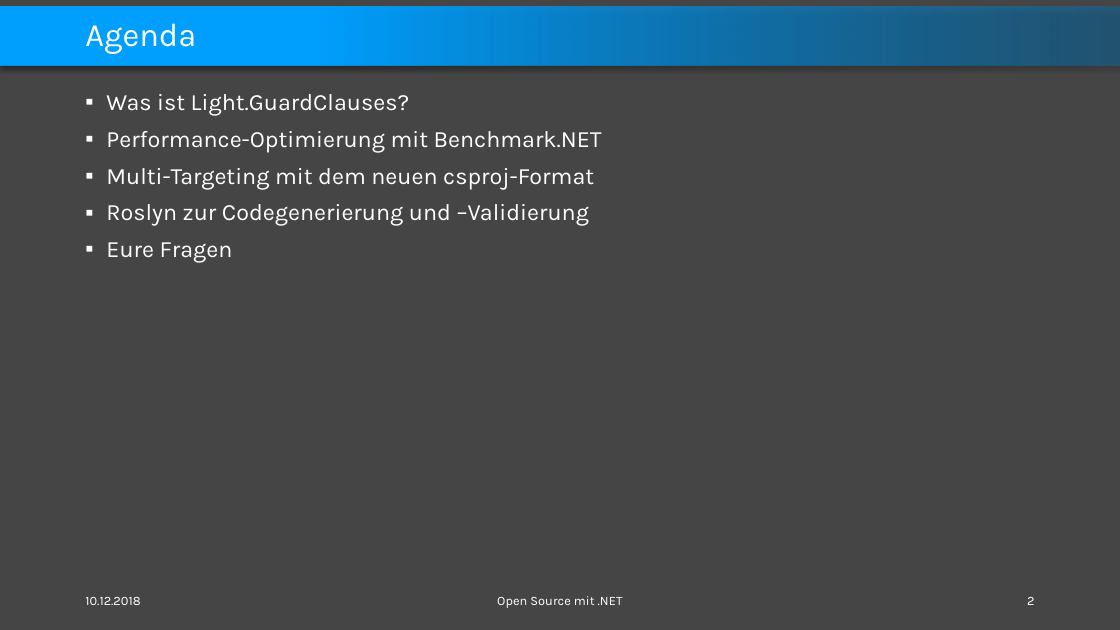
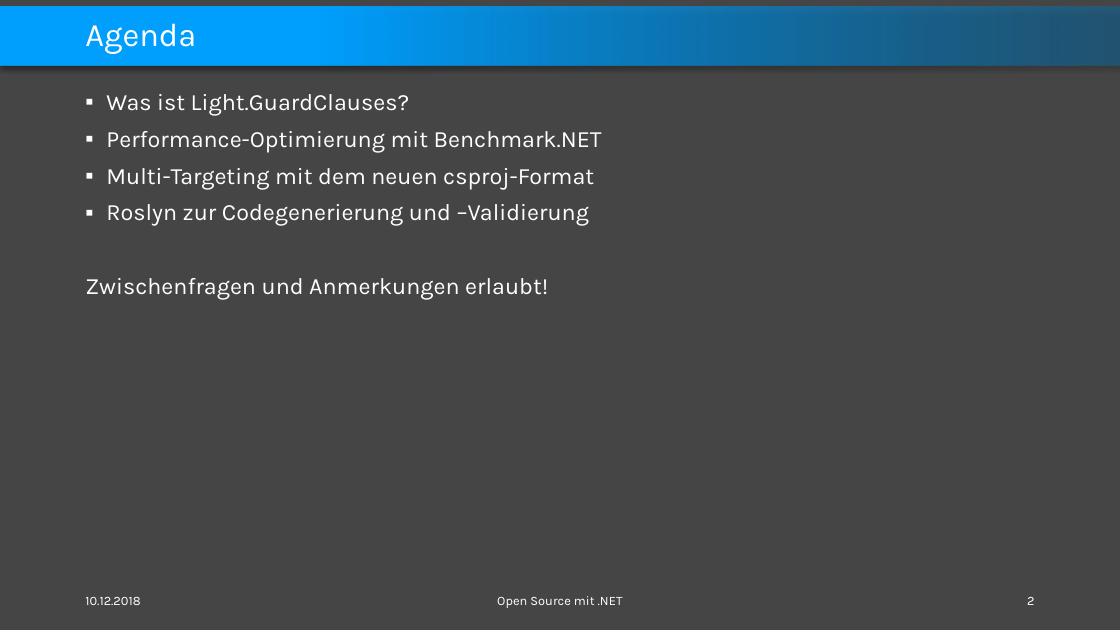
Before and after one commit to feO2x/OpenSourceWithDotnet, a slide deck: slide 2 of Open Source with Dotnet.pptx. Drawn at 1120x630 pixels with LibreOffice and Linux fonts; fonts in the diff are those of the drawing. Boxes give left, top, right and bottom in pixels: in the first picture for what was removed or moved away, otherwise in the second. Text is boxed around its words. In the diff, an @@ line names an element or a change of style, - is before the commit and + after.

```diff
--- a/Open Source with Dotnet.pptx
+++ b/Open Source with Dotnet.pptx
@@ text at (85,278,548,300): text changed @@
-▪ Eure Fragen
+Zwischenfragen und Anmerkungen erlaubt!
```
Also in this commit, not shown: 1 slide added.
